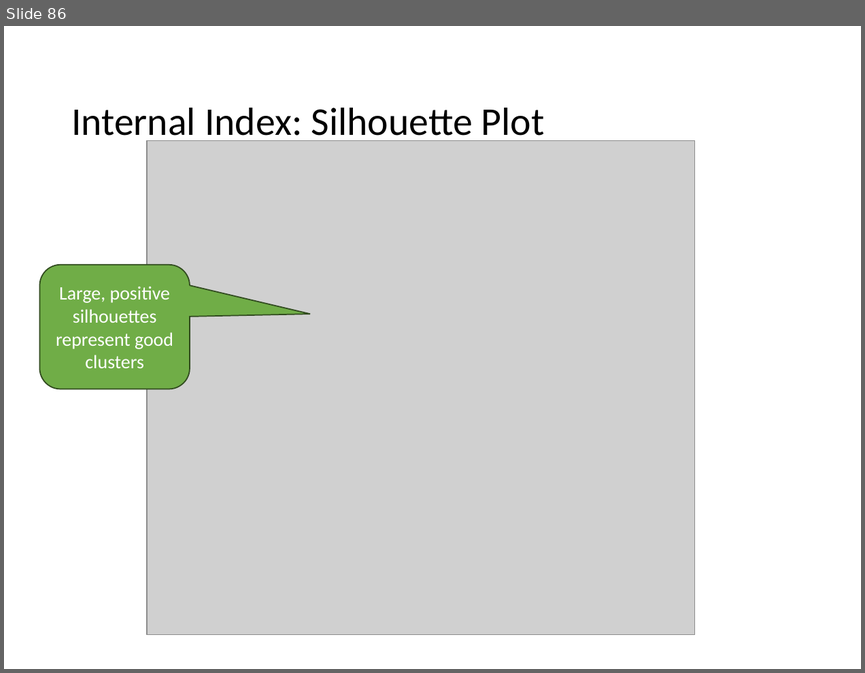
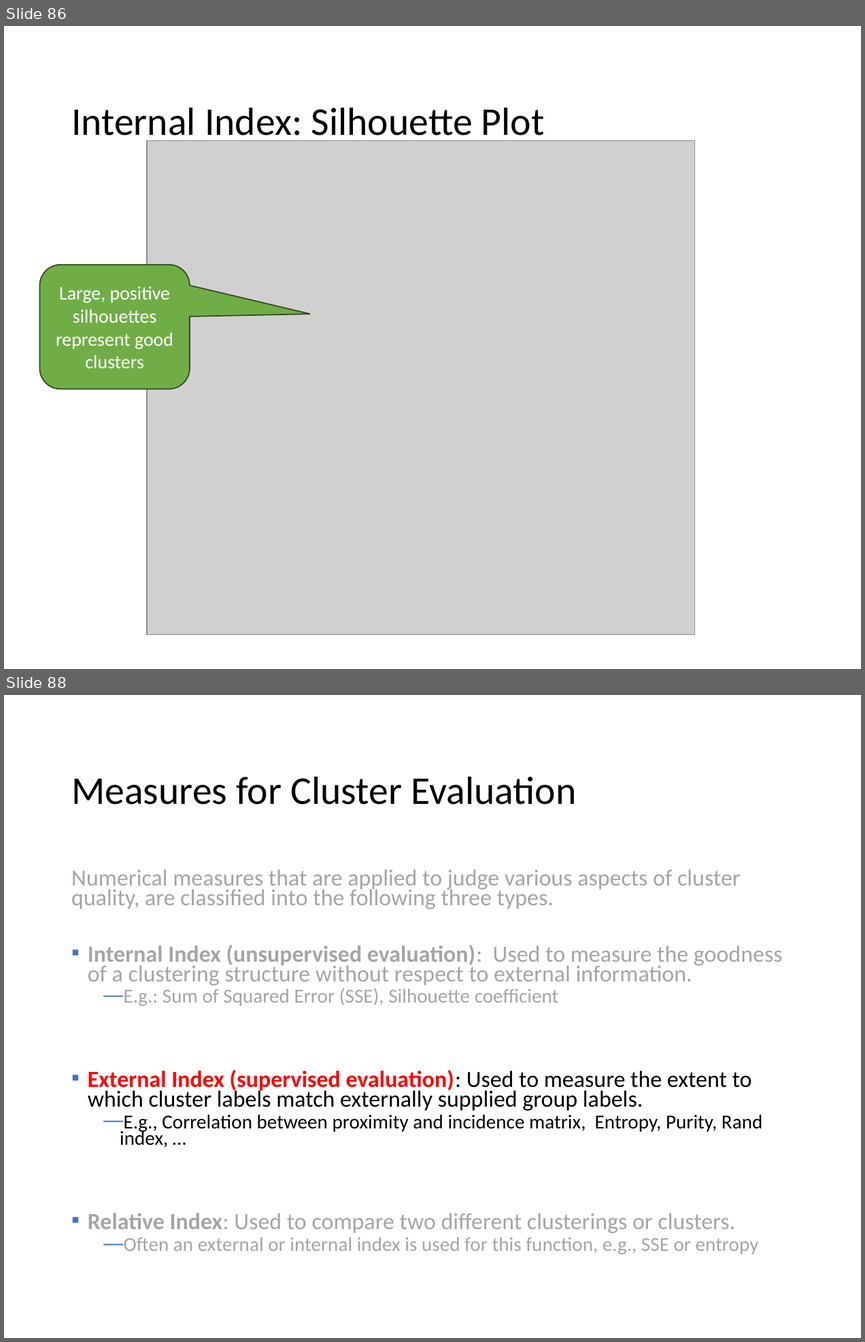
Before and after one commit to mhahsler/Introduction_to_Data_Mining_R_Examples, a slide deck: slides/chap7_basic_cluster_analysis.pptx. Shown one above the other, each under a label of ours: slide 86 before the commit, slides 86 and 88 after it; the slides between them are not shown. The pictures are 865x673 and 865x1342 pixels, drawn with LibreOffice and Linux fonts; fonts in the diff are those of the drawing; grey boxes stand for pictures. Boxes give left, top, right and bottom in pixels: in the first picture for what was removed or moved away, otherwise in the second. Text is boxed around its words. In the diff, an @@ line names an element or a change of style, - is before the commit and + after.

```diff
--- a/slides/chap7_basic_cluster_analysis.pptx
+++ b/slides/chap7_basic_cluster_analysis.pptx
@@ slide 88 added at [4, 695, 861, 1338], background #FFFFFF @@
@@ title added at [71, 777, 576, 804], 33 pt, text #000000 @@
+Measures for Cluster Evaluation
@@ text added at [71, 869, 783, 1254], 19.4 pt, text #A5A5A5 @@
+Numerical measures that are applied to judge various aspects of cluster quality, are classified into the following three types.
+▪ Internal Index (unsupervised evaluation): Used to measure the goodness of a clustering structure without respect to external information.
+  — E.g.: Sum of Squared Error (SSE), Silhouette coefficient
+▪ External Index (supervised evaluation): Used to measure the extent to which cluster labels match externally supplied group labels.
+  — E.g., Correlation between proximity and incidence matrix, Entropy, Purity, Rand index, …
+▪ Relative Index: Used to compare two different clusterings or clusters.
+  — Often an external or internal index is used for this function, e.g., SSE or entropy
```
Also in this commit, not shown: 3 slides changed, 1 other file.
